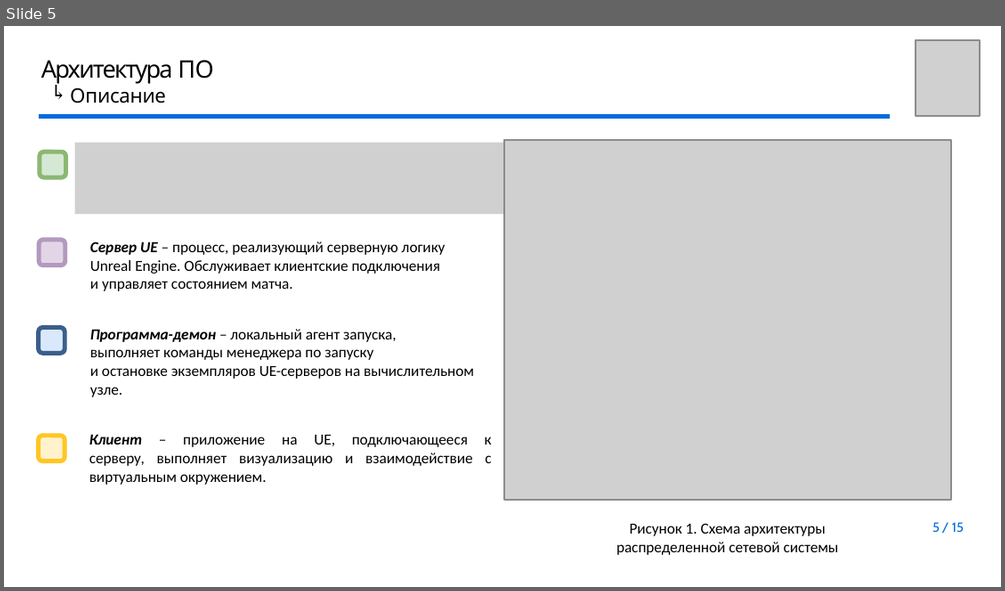
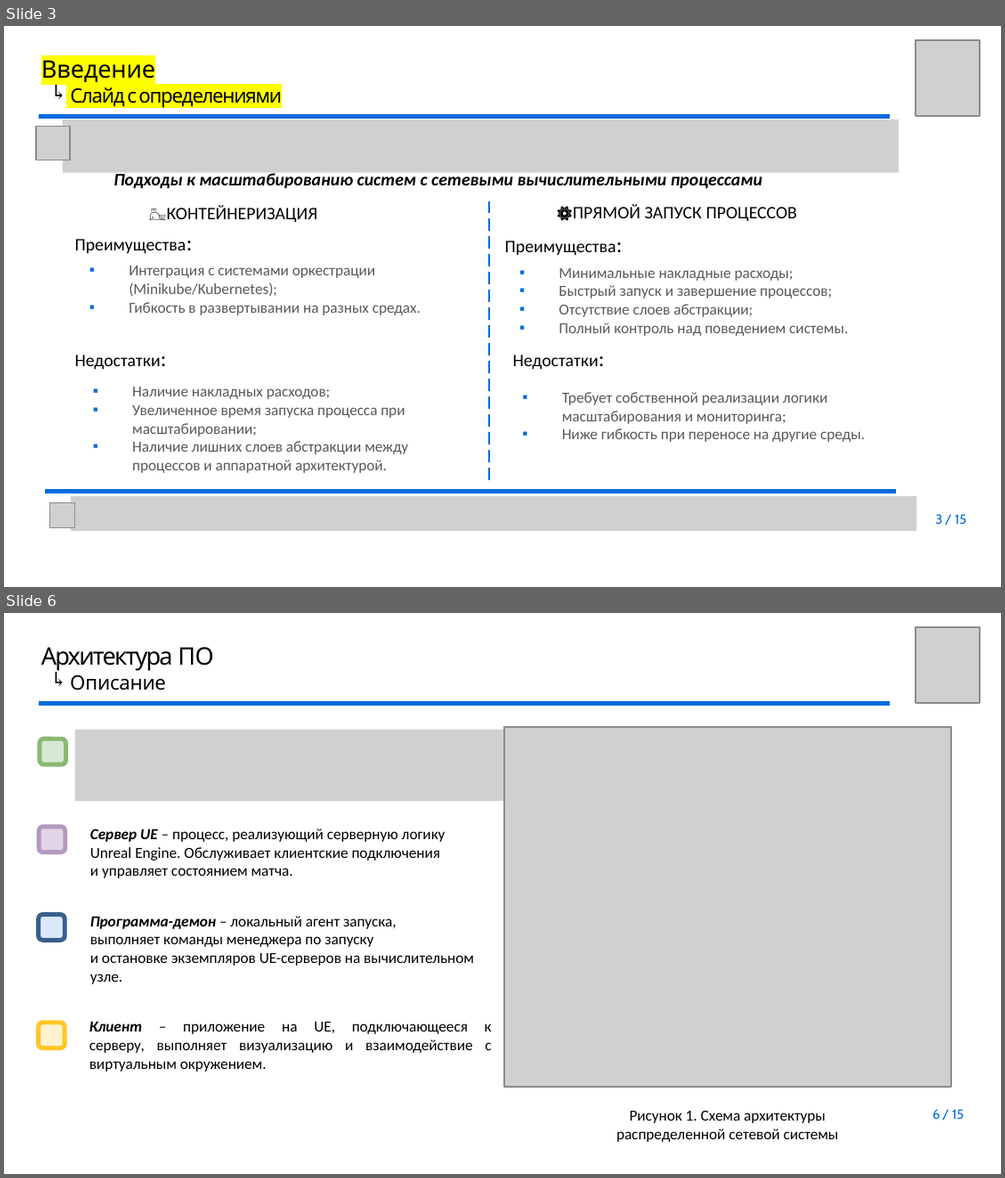
Before and after one commit to youngB0rrov/bmstu_doc, a slide deck: Master/Diploma/presentation/Презентация.pptx. Shown one above the other, each under a label of ours: slide 5 before the commit, slides 3 and 6 after it; the slides between them are not shown. The pictures are 1005x591 and 1005x1178 pixels, drawn with LibreOffice and Linux fonts; fonts in the diff are those of the drawing; grey boxes stand for pictures; background and template pictures are left out. Boxes give left, top, right and bottom in pixels: in the first picture for what was removed or moved away, otherwise in the second. Text is boxed around its words. In the diff, an @@ line names an element or a change of style, - is before the commit and + after.

```diff
--- a/Master/Diploma/presentation/Презентация.pptx
+++ b/Master/Diploma/presentation/Презентация.pptx
@@ slide 3 added at bbox=[4, 26, 1001, 587], background #FFFFFF @@
@@ picture added at bbox=[915, 40, 979, 116] @@
@@ title added at bbox=[41, 60, 282, 107], 9 pt, text #000000 @@
+Введение
+Слайд с определениями
@@ text added at bbox=[45, 81, 67, 100], 9 pt, text #000000 @@
+↰
@@ picture added at bbox=[35, 126, 71, 160] @@
@@ freeform shape added at bbox=[39, 116, 889, 116], outline #006CDC 1.99 pt @@
@@ picture added at bbox=[63, 119, 898, 173] @@
@@ text added at bbox=[113, 171, 762, 189], 8 pt, text #000000, bold, italic @@
+Подходы к масштабированию систем с сетевыми вычислительными процессами
@@ text added at bbox=[148, 205, 317, 222], 8 pt, text #000000 @@
+🐳КОНТЕЙНЕРИЗАЦИЯ
@@ line added from (489, 479) to (489, 201), #006CDC 0.75 pt dashed @@
@@ text added at bbox=[573, 204, 797, 221], 8 pt, text #000000 @@
+⚙️ПРЯМОЙ ЗАПУСК ПРОЦЕССОВ
@@ text added at bbox=[75, 239, 186, 254], 8 pt, text #000000 @@
+Преимущества:
@@ text added at bbox=[129, 265, 421, 315], 7 pt, text #595959 @@
+▪ Интеграция с системами оркестрации (Minikube/Kubernetes);
+▪ Гибкость в развертывании на разных средах.
@@ text added at bbox=[505, 240, 616, 256], 8 pt, text #000000 @@
+Преимущества:
@@ text added at bbox=[558, 268, 848, 336], 7 pt, text #595959 @@
+▪ Минимальные накладные расходы;
+▪ Быстрый запуск и завершение процессов;
+▪ Отсутствие слоев абстракции;
+▪ Полный контроль над поведением системы.
@@ text added at bbox=[75, 354, 161, 370], 8 pt, text #000000 @@
+Недостатки:
@@ text added at bbox=[513, 354, 599, 370], 8 pt, text #000000 @@
+Недостатки:
@@ text added at bbox=[132, 386, 408, 473], 7 pt, text #595959 @@
+▪ Наличие накладных расходов;
+▪ Увеличенное время запуска процесса при масштабировании;
+▪ Наличие лишних слоев абстракции между процессов и аппаратной архитектурой.
@@ text added at bbox=[562, 392, 865, 442], 7 pt, text #595959 @@
+▪ Требует собственной реализации логики масштабирования и мониторинга;
+▪ Ниже гибкость при переносе на другие среды.
@@ freeform shape added at bbox=[45, 491, 895, 491], outline #006CDC 1.99 pt @@
@@ picture added at bbox=[49, 503, 75, 528] @@
@@ picture added at bbox=[71, 495, 915, 530] @@
@@ page number added at bbox=[935, 514, 966, 524], 6 pt, text #006CDC @@
+3 / 15
@@ what was slide 5 is now slide 6 @@
@@ page number at bbox=[932, 1109, 963, 1119]: text changed @@
-5 / 15
+6 / 15
```
Also in this commit, not shown: 7 slides changed, 1 slide removed.
